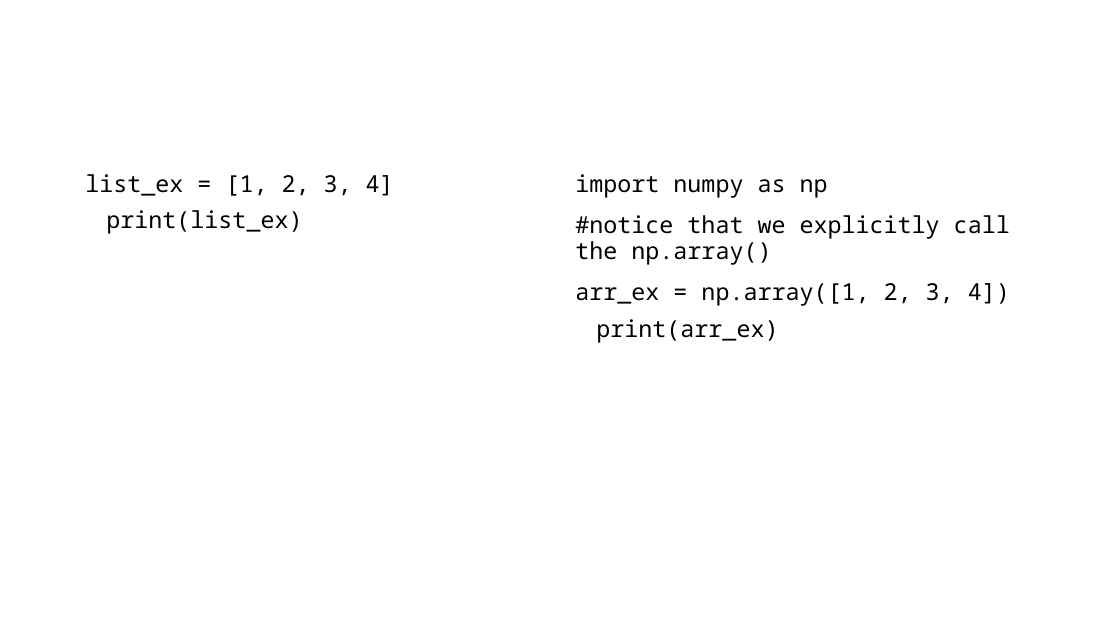
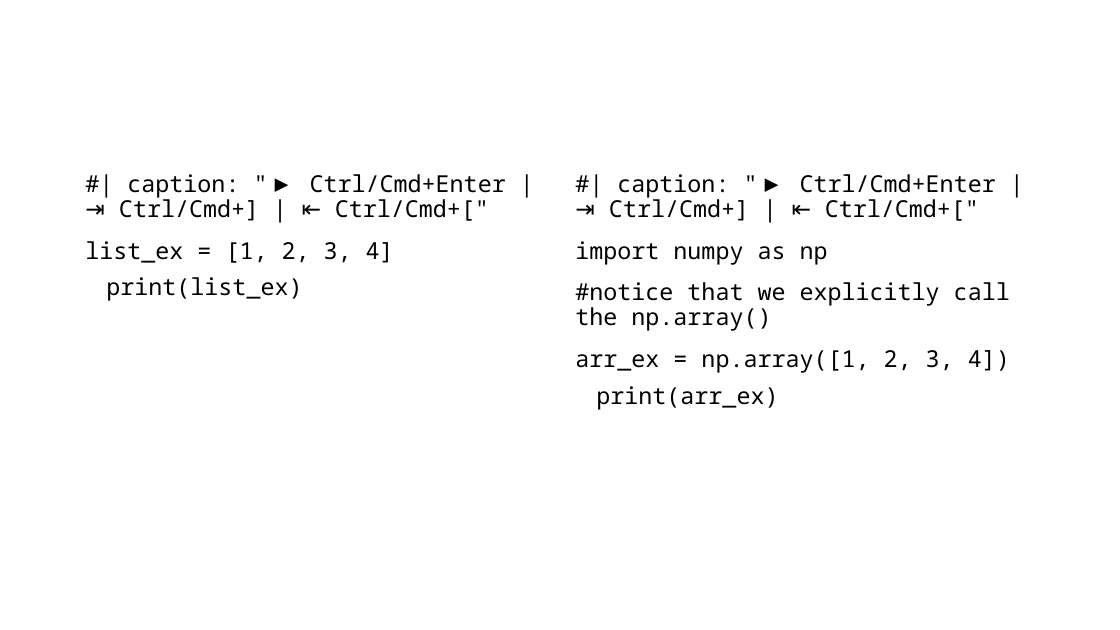
Before and after one commit to FTurci/intro-coding-data-analysis-mirror, a slide deck: slide 6 of slides/07_intro_numpy_slides.pptx. Drawn at 1120x630 pixels with LibreOffice and Linux fonts; fonts in the diff are those of the drawing. Boxes give left, top, right and bottom in pixels: in the first picture for what was removed or moved away, otherwise in the second. Text is boxed around its words. In the diff, an @@ line names an element or a change of style, - is before the commit and + after.

```diff
--- a/slides/07_intro_numpy_slides.pptx
+++ b/slides/07_intro_numpy_slides.pptx
@@ text at [85, 174, 506, 301]: text changed @@
-list_ex = [1, 2, 3, 4]
-print(list_ex)
+#| caption: "▶ Ctrl/Cmd+Enter | ⇥ Ctrl/Cmd+] | ⇤ Ctrl/Cmd+["
+list_ex = [1, 2, 3, 4]
+print(list_ex)
@@ text at [575, 174, 1010, 410]: text changed @@
-import numpy as np
-#notice that we explicitly call the np.array()
-arr_ex = np.array([1, 2, 3, 4])
-print(arr_ex)
+#| caption: "▶ Ctrl/Cmd+Enter | ⇥ Ctrl/Cmd+] | ⇤ Ctrl/Cmd+["
+import numpy as np
+#notice that we explicitly call the np.array()
+arr_ex = np.array([1, 2, 3, 4])
+print(arr_ex)
```
Also in this commit, not shown: 9 other slides changed, 50 other files.
